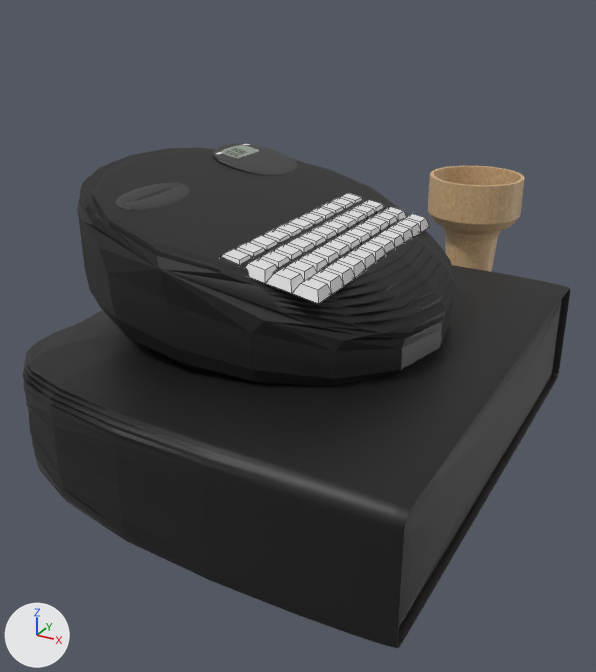
Before and after pictures for a commit that changed the Blender file BlenderImports/store_items.blend.
Rendered twice from a 50 mm lens placed at (0.492, -1.034, 0.691), pointed at (-0.119, 0.075, 0.136). Every picture has the same lights, and +X, +Y and +Z are marked at lower left. Mesh edges are drawn as thin lines on the coarser meshes.

Names of what the first picture shows: 'CashRegister', 'Cone', 'Keys'.
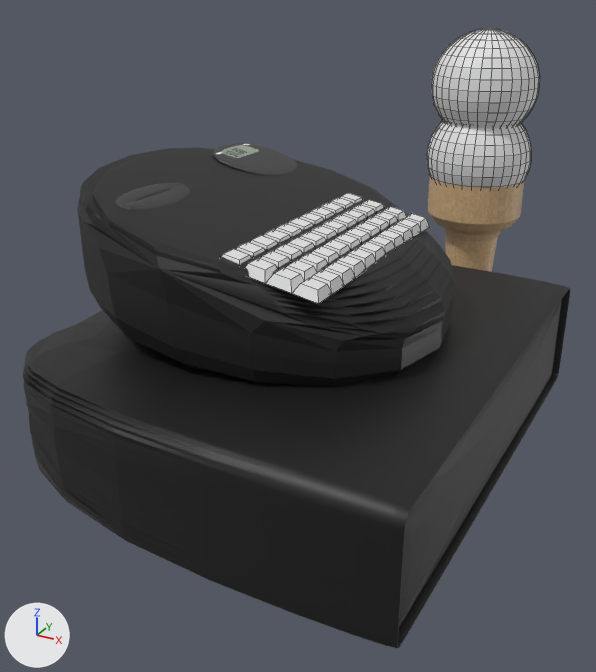
What changed in the scene script:
```text
Add me_sphere_001:
    me_sphere_001.from_pydata(...)  # a UV sphere (32 segments, 16 rings, poles along z) spanning x -1.0..1.0, y -1.0..1.0, z -1.0..1.0
Add ob_sphere_001:
    ob_sphere_001 = bpy.data.objects.new('Sphere.001', me_sphere_001)
    ob_sphere_001.parent = ob_cone
    ob_sphere_001.matrix_parent_inverse = Matrix(((17.86, 0.0, 0.0, 0.0), (0.0, 17.86, 0.0, -11.07), (0.0, 0.0, 17.86, -1.964), (0.0, 0.0, 0.0, 1.0)))
    ob_sphere_001.location = (0.0, 0.62, 0.49)
    ob_sphere_001.scale = (0.104, 0.104, 0.104)
Add ob_sphere:
    ob_sphere = bpy.data.objects.new('Sphere', me_sphere_001.copy())
    ob_sphere.parent = ob_cone
    ob_sphere.matrix_parent_inverse = Matrix(((17.86, 0.0, 0.0, 0.0), (0.0, 17.86, 0.0, -11.07), (0.0, 0.0, 17.86, -1.964), (0.0, 0.0, 0.0, 1.0)))
    ob_sphere.location = (0.0, 0.62, 0.35)
    ob_sphere.scale = (0.104, 0.104, 0.104)
```

Location of each change, (x1, y1, x2, y2) in pixels of the pictures (596 x 672 px):
'Sphere.001', added: after (431, 29, 540, 128)
'Sphere', added: after (427, 120, 531, 188)
